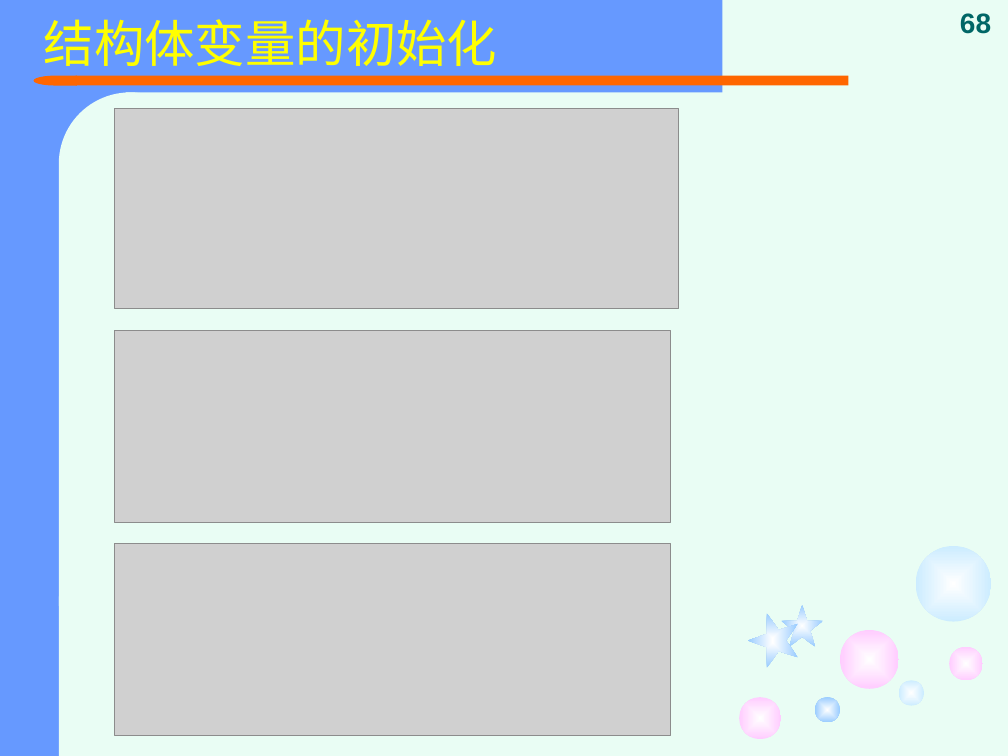
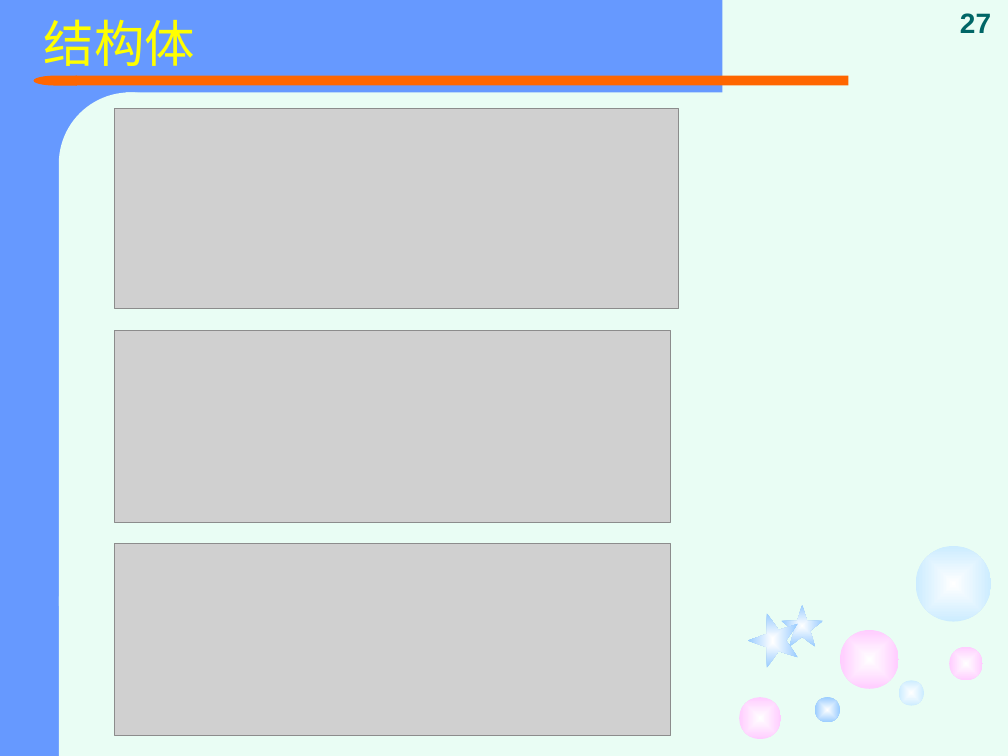
Before and after one commit to jtrfid/C-Repositories, a slide deck: slide 27 of 2015备课/课件/复习.pptx (slide 68 before the commit). Drawn at 1008x756 pixels with LibreOffice and Linux fonts; fonts in the diff are those of the drawing; grey boxes stand for pictures. Boxes give left, top, right and bottom in pixels: in the first picture for what was removed or moved away, otherwise in the second. Text is boxed around its words. In the diff, an @@ line names an element or a change of style, - is before the commit and + after.

```diff
--- a/2015备课/课件/复习.pptx
+++ b/2015备课/课件/复习.pptx
@@ title at [44, 19, 195, 66]: text changed @@
-结构体变量的初始化
+结构体
@@ page number at [960, 13, 991, 33]: text changed @@
-68
+27
```
Also in this commit, not shown: 4 other slides changed, 4 slides added, 49 slides removed.
